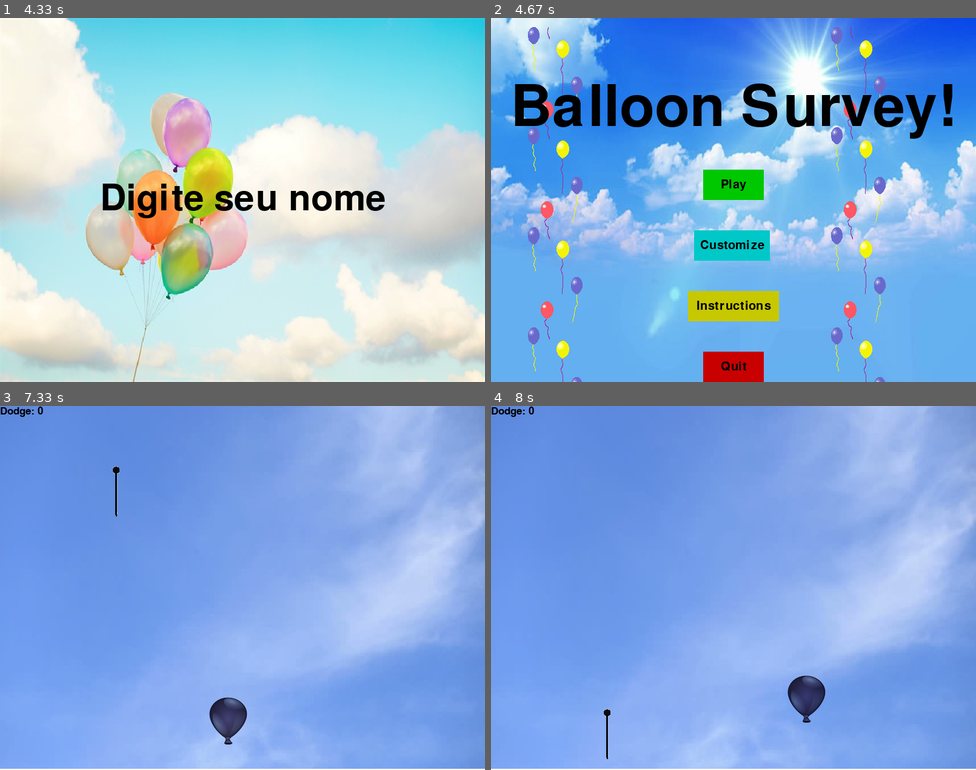
Above: before the commit, frames 1-4 (two rows, left to right).
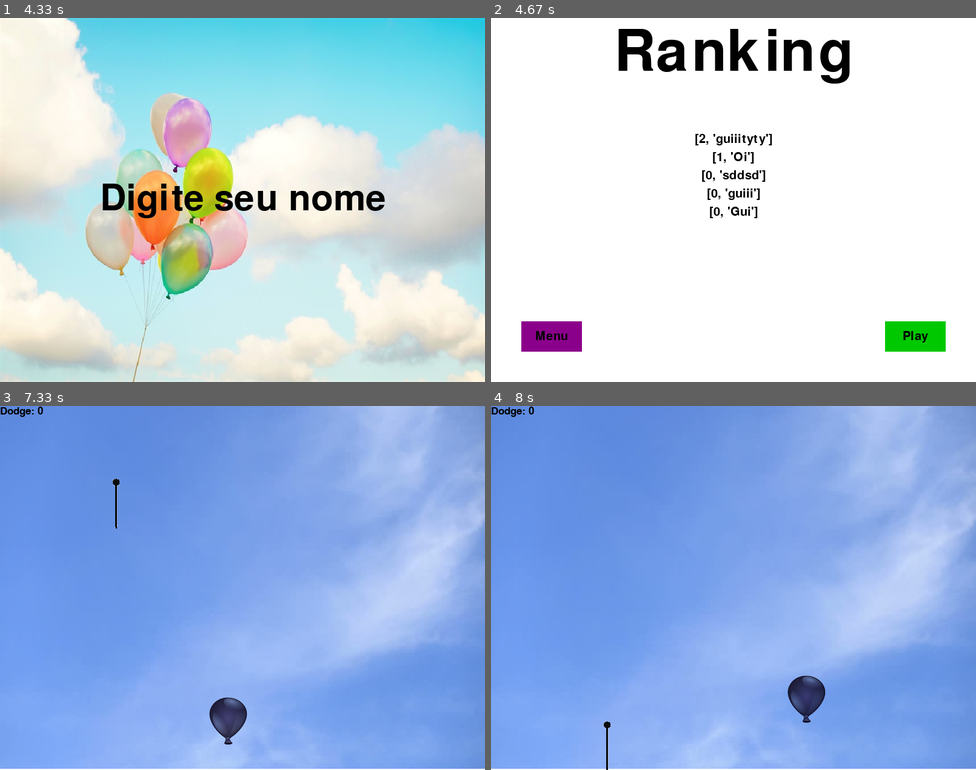
Above: after the commit, the same moments.

Repository: GuilhermeeSette/Ballooooon
Game: pygame game, started from PROJETO/main.py
The game is run twice, just before and just after one commit, with the same random seed, the same clock (stepped at 60 frames per second) and the same inputs.
Inputs (mouse positions are in pixels of both pictures, inside the frame that each line leads up to):
- Up to frame 1 (4.33 s): click "Play" at 0.38 s; hold Backspace 0.67-1.13 s; hold Right 0.67-1.13 s; move the mouse to (223, 214) at 0.7 s; hold Right 1.22-1.68 s; hold Up 1.77-2.07 s
- Up to frame 2 (4.67 s): tap Enter at 4.33 s
- Up to frame 3 (7.33 s): tap Enter at 4.67 s; click "Play" at 6.12 s; hold Left 6.4-6.87 s; move the mouse to (218, 682) at 6.43 s; hold Right from 6.9 s (still down)
- Up to frame 4 (8 s): release Right at 7.37 s; hold Up 7.4-7.7 s; hold Right from 7.73 s (still down)

Frame 1 is identical in both runs. In frame 2, 99% of the frame differs, in the area x 0-100%, y 0-100%; in frame 3, less than 0.1%; in frame 4, less than 0.1%.

Commit message:
Implementação do ranking

Diff:
--- a/PROJETO/Bas.csv
+++ b/PROJETO/Bas.csv
@@ -1,71 +1,10 @@
 
-1,Luiz
+0,Gui
 
-7,dffd
+0,sddsd
 
-43,asdafg
+0,guiii
 
-0,sgjjgh
+2,guiiityty
 
-78,frhytjt
-
-1,Luiz
-
-7,dffd
-
-43,asdafg
-
-0,sgjjgh
-
-78,frhytjt
-
-1,Luiz
-
-7,dffd
-
-43,asdafg
-
-0,sgjjgh
-
-78,frhytjt
-
-"Sette
-
-,
-
-
-L",5
-
-"Sette
-
-,
-
-
-L",43
-
-"Sette
-
-,
-
-
-L",4
-
-fghjj,1
-
-fghjj,1
-
-gghhgghh,0
-
-gghhgghh,1
-
-dfgdhg,1
-
-dfgdhg,1
-
-ghgf,0
-
-ghgf,0
-
-sARAH,49
-
-a,1
+1,Oi
--- a/PROJETO/main.py
+++ b/PROJETO/main.py
@@ -29,7 +29,7 @@
 bright_gray = (192,192,192)
 #Medida do balão
 bal_height = 80
-bal_width = 64
+bal_width = 66
 
 clock = py.time.Clock()#Varíavel para armazenar a função de tempo do pygame e para framerate do jogo
 #Desktop - Trabalho - Abrindo em pen drive
@@ -62,11 +62,65 @@
 #Input
 textinput = pygame_textinput.TextInput()#variavel para texto
 
+def ranking():
+
+    texto = csv.reader(open("Bas.csv","r"))
+    fhand = []
+    for i in texto:
+        if len(i) == 0: continue
+        fhand.append(i)
+    for num in fhand:
+        num[0] = int(num[0])
+
+
+        #print(num)
+    fhand.sort(reverse = True)
+    for j in fhand:
+        print(j)
+
+
+
+    ranking = True
+    while ranking:
+        for event in py.event.get():
+            #print(event)
+            if event.type == py.QUIT:
+                py.quit()
+                quit()
+
+        screen.fill(white)
+
+        largeText = py.font.Font('freesansbold.ttf', 95)
+        TextSurf, TextRec = text_objects("Ranking", largeText)
+        TextRec.center = ((display_width/2),60)
+        screen.blit(TextSurf, TextRec)
+        disp = 200
+        if len(fhand) < 5:
+
+            for line in range(0,len(fhand) -1,1):
+                largeText = py.font.Font('freesansbold.ttf', 20)
+                TextSurf, TextRec = text_objects(str(fhand[line]), largeText)
+                TextRec.center = ((display_width/2),disp)
+                screen.blit(TextSurf, TextRec)
+                disp += 30
+        else:
+            for line in range(0,5,1):
+                largeText = py.font.Font('freesansbold.ttf', 20)
+                TextSurf, TextRec = text_objects(str(fhand[line]), largeText)
+                TextRec.center = ((display_width/2),disp)
+                screen.blit(TextSurf, TextRec)
+                disp += 30
+
+        button("Play",650,500,100,50, green, bright_green, game_loop)
+        button("Menu",50,500,100,50,purple,bright_purple,game_intro)
+        py.display.flip()
+
+
 def w_ranking(nome, dodge):#função para escrever pontos
     with open(r'Bas.csv','a') as data:#abre arquivo csv como dados
 
         writer = csv.writer(data)#define variavel para escrever dados
-        writer.writerow([nome,dodge])#escreve variavel com nome do jogador e pontos desviados
+        writer.writerow([dodge,nome])#escreve variavel com nome do jogador e pontos desviados
 
 def r_ranking():#função para ler o arquivo
   texto = csv.reader(open("Bas.csv","r"))#abre arquivo
@@ -106,7 +160,12 @@
         for event in events:#um laço for para digitar
             if event.type == py.KEYDOWN:#caso uma tecla seja pressionada para escrever o nome
                 if event.key == py.K_RETURN:#depois de escrever o nome
-                    game_intro()#chama a funçao de menu
+                    continue#ranking()#chama a funçao de Ranking
+            if event.type == py.KEYUP:#caso uma tecla seja pressionada para escrever o nome
+                if event.key == py.K_RETURN:
+                    ranking()
+
+
 
 
         py.display.update()#da update na tela para escrever o nome
@@ -114,7 +173,7 @@
 
 
 
-    return nome#retorna a variavel nome armazenada para o ranking
+    #return nome#retorna a variavel nome armazenada para o ranking
 
 
 def things_dodge(count):#função para mostrar na tela quantas coisas você desviou
@@ -224,7 +283,7 @@
         #botões para jogar e voltar na tela de introdução
 
         py.display.flip()#atualização da tela
-        clock.tick(15)#frames da tela
+        clock.tick(30)#frames da tela
 
 #lista de funções para selecionar a cor do balão
 def balblack():#balão preto
@@ -281,7 +340,7 @@
         button("Back",50,500,100,50,purple,bright_purple,game_intro)
 
         py.display.flip()
-        clock.tick(15)
+        clock.tick(30)
 
 def quitgame():#função para sair do jogo normalmente chamada em botões
     py.quit()
@@ -339,7 +398,7 @@
 
 
         py.display.flip()
-        clock.tick(15)
+        clock.tick(30)
 
 
 
@@ -347,7 +406,7 @@
 def game_loop():#o loop do jogo
 
     global dodge #deixando a variavel dodge em global para ser usada em outras funções como ranking
-
+    dodge = 0
     x = (display_width * 0.45)# tamanho do balão
     y = (display_height * 0.8)
 
@@ -475,6 +534,7 @@
 #'E' a posição x + a largura do balão dividida por 2 menor que o começo da agulha+ sua largura: chama a função de colisão
             if   thing_startx >= x and x + bal_width >= thing_startx or x+bal_width >= thing_startx and x + bal_width <= thing_startx+thing_width or x+(bal_width / 2) >= thing_startx and x+(bal_width / 2) <= thing_startx+thing_width :
                 crash()
+                dodge = 0
 
         py.display.flip()
         clock.tick(60)
--- a/PROJETO/pygame_textinput.py
+++ b/PROJETO/pygame_textinput.py
@@ -5,11 +5,7 @@
 
 
 class TextInput:
-    """
-    This class lets the user input a piece of text, e.g. a name or a message.
-    This class let's the user input a short, one-lines piece of text at a blinking cursor
-    that can be moved using the arrow-keys. Delete, home and end work as well.
-    """
+
     def __init__(self, font_family = "",
                         font_size = 35,
                         antialias=True,
@@ -17,39 +13,31 @@
                         cursor_color=(0, 0, 1),
                         repeat_keys_initial_ms=400,
                         repeat_keys_interval_ms=35):
-        """
-        Args:
-            font_family: Name or path of the font that should be used. Default is pygame-font
-            font_size: Size of the font in pixels
-            antialias: (bool) Determines if antialias is used on fonts or not
-            text_color: Color of the text
-            repeat_keys_initial_ms: ms until the keydowns get repeated when a key is not released
-            repeat_keys_interval_ms: ms between to keydown-repeats if key is not released
-        """
 
-        # Text related vars:
+
+
         self.antialias = antialias
         self.text_color = text_color
         self.font_size = font_size
-        self.input_string = "" # Inputted text
+        self.input_string = ""
         if not os.path.isfile(font_family): font_family = pygame.font.match_font(font_family)
         self.font_object = pygame.font.Font(font_family, font_size)
 
-        # Text-surface will be created during the first update call:
+
         self.surface = pygame.Surface((1, 1))
         self.surface.set_alpha(0)
 
-        # Vars to make keydowns repeat after user pressed a key for some time:
-        self.keyrepeat_counters = {} # {event.key: (counter_int, event.unicode)} (look for "***")
+
+        self.keyrepeat_counters = {}
         self.keyrepeat_intial_interval_ms = repeat_keys_initial_ms
         self.keyrepeat_interval_ms = repeat_keys_interval_ms
 
-        # Things cursor:
+
         self.cursor_surface = pygame.Surface((int(self.font_size/20+1), self.font_size))
         self.cursor_surface.fill(cursor_color)
-        self.cursor_position = 0 # Inside text
-        self.cursor_visible = True # Switches every self.cursor_switch_ms ms
-        self.cursor_switch_ms = 500 # /|\
+        self.cursor_position = 0
+        self.cursor_visible = True
+        self.cursor_switch_ms = 500
         self.cursor_ms_counter = 0
 
         self.clock = pygame.time.Clock()
@@ -57,17 +45,17 @@
     def update(self, events):
         for event in events:
             if event.type == pygame.KEYDOWN:
-                self.cursor_visible = True # So the user sees where he writes
+                self.cursor_visible = True
 
-                # If none exist, create counter for that key:
+
                 if not event.key in self.keyrepeat_counters:
                     self.keyrepeat_counters[event.key] = [0, event.unicode]
 
-                if event.key == pl.K_BACKSPACE: # FIXME: Delete at beginning of line?
+                if event.key == pl.K_BACKSPACE:
                     self.input_string = self.input_string[:max(self.cursor_position - 1, 0)] + \
                                         self.input_string[self.cursor_position:]
 
-                    # Subtract one from cursor_pos, but do not go below zero:
+
                     self.cursor_position = max(self.cursor_position - 1, 0)
                 elif event.key == pl.K_DELETE:
                     self.input_string = self.input_string[:self.cursor_position] + \
@@ -77,11 +65,11 @@
                     return True
 
                 elif event.key == pl.K_RIGHT:
-                    # Add one to cursor_pos, but do not exceed len(input_string)
+
                     self.cursor_position = min(self.cursor_position + 1, len(self.input_string))
 
                 elif event.key == pl.K_LEFT:
-                    # Subtract one from cursor_pos, but do not go below zero:
+
                     self.cursor_position = max(self.cursor_position - 1, 0)
 
                 elif event.key == pl.K_END:
@@ -91,21 +79,21 @@
                     self.cursor_position = 0
 
                 else:
-                    # If no special key is pressed, add unicode of key to input_string
+
                     self.input_string = self.input_string[:self.cursor_position] + \
                                         event.unicode + \
                                         self.input_string[self.cursor_position:]
-                    self.cursor_position += len(event.unicode) # Some are empty, e.g. K_UP
+                    self.cursor_position += len(event.unicode)
 
             elif event.type == pl.KEYUP:
-                # *** Because KEYUP doesn't include event.unicode, this dict is stored in such a weird way
+
                 if event.key in self.keyrepeat_counters:
                     del self.keyrepeat_counters[event.key]
 
-        # Update key counters:
+
         for key in self.keyrepeat_counters :
-            self.keyrepeat_counters[key][0] += self.clock.get_time() # Update clock
-            # Generate new key events if enough time has passed:
+            self.keyrepeat_counters[key][0] += self.clock.get_time()
+
             if self.keyrepeat_counters[key][0] >= self.keyrepeat_intial_interval_ms:
                 self.keyrepeat_counters[key][0] = self.keyrepeat_intial_interval_ms - \
                                                     self.keyrepeat_interval_ms
@@ -113,10 +101,10 @@
                 event_key, event_unicode = key, self.keyrepeat_counters[key][1]
                 pygame.event.post(pygame.event.Event(pl.KEYDOWN, key=event_key, unicode=event_unicode))
 
-        # Rerender text surface:
+
         self.surface = self.font_object.render(self.input_string, self.antialias, self.text_color)
 
-        # Update self.cursor_visible
+
         self.cursor_ms_counter += self.clock.get_time()
         if self.cursor_ms_counter >= self.cursor_switch_ms:
             self.cursor_ms_counter %= self.cursor_switch_ms
@@ -124,7 +112,7 @@
 
         if self.cursor_visible:
             cursor_y_pos = self.font_object.size(self.input_string[:self.cursor_position])[0]
-            # Without this, the cursor is invisible when self.cursor_position > 0:
+
             if self.cursor_position > 0:
                 cursor_y_pos -= self.cursor_surface.get_width()
             self.surface.blit(self.cursor_surface, (cursor_y_pos, 0))
